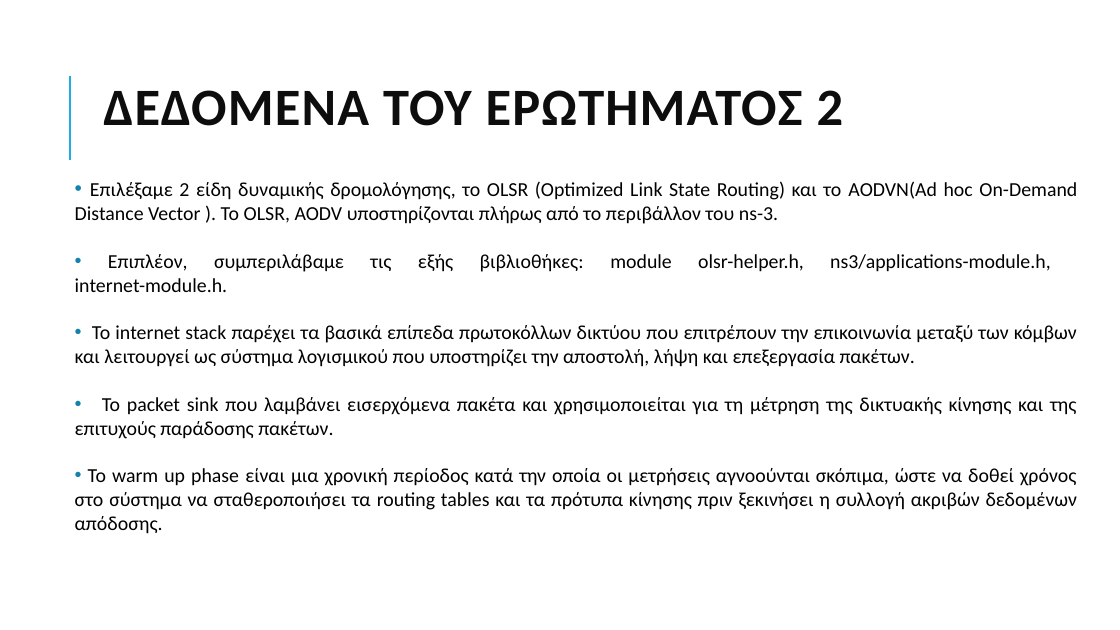
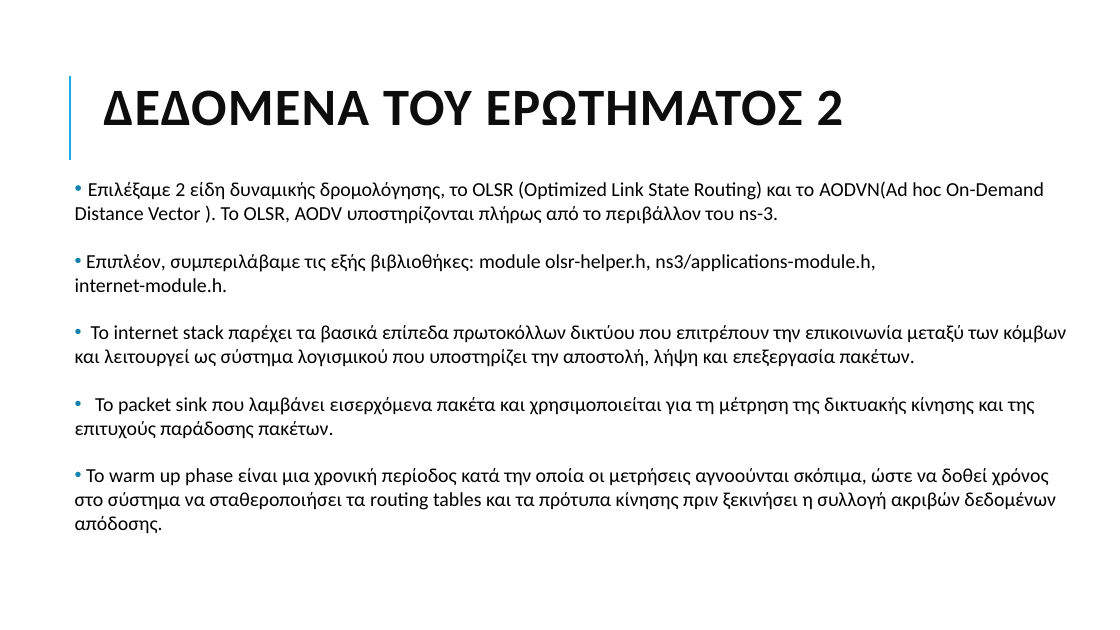
Before and after one commit to grgmyl/Ns3Project, a slide deck: slide 8 of Presentations/Ns-3_presentation_F.pptx. Drawn at 1120x630 pixels with LibreOffice and Linux fonts; fonts in the diff are those of the drawing. Boxes give left, top, right and bottom in pixels: in the first picture for what was removed or moved away, otherwise in the second. Text is boxed around its words. In the diff, an @@ line names an element or a change of style, - is before the commit and + after.

Commit message:
Centering
Nomizw einai konta sto final dld einai komple apla na doume vashka poios tha pei ti, mia prova kai ( kati pou eipes gia to theme? den thimamai) kai nomizw to exoume!

```diff
--- a/Presentations/Ns-3_presentation_F.pptx
+++ b/Presentations/Ns-3_presentation_F.pptx
@@ text "Επιλέξαμε 2 είδη δυναμικής δρομολόγησης, ..." at box(75, 181, 1066, 534): alignment justified to left @@
```
Also in this commit, not shown: 4 other slides changed.
